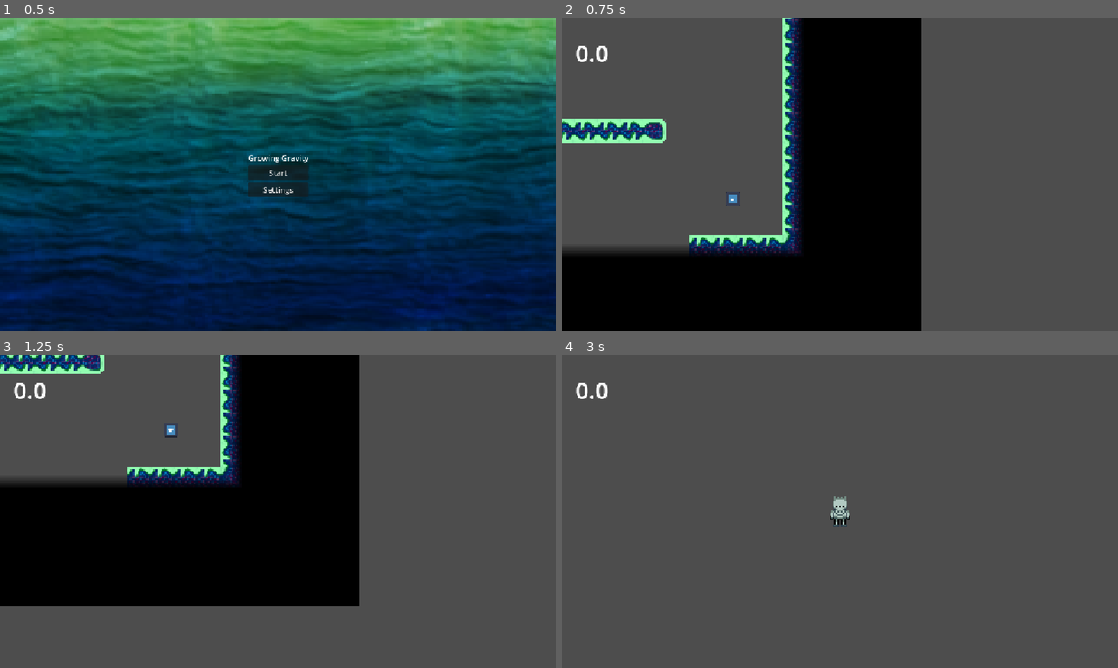
Above: before the commit, frames 1-4 (two rows, left to right).
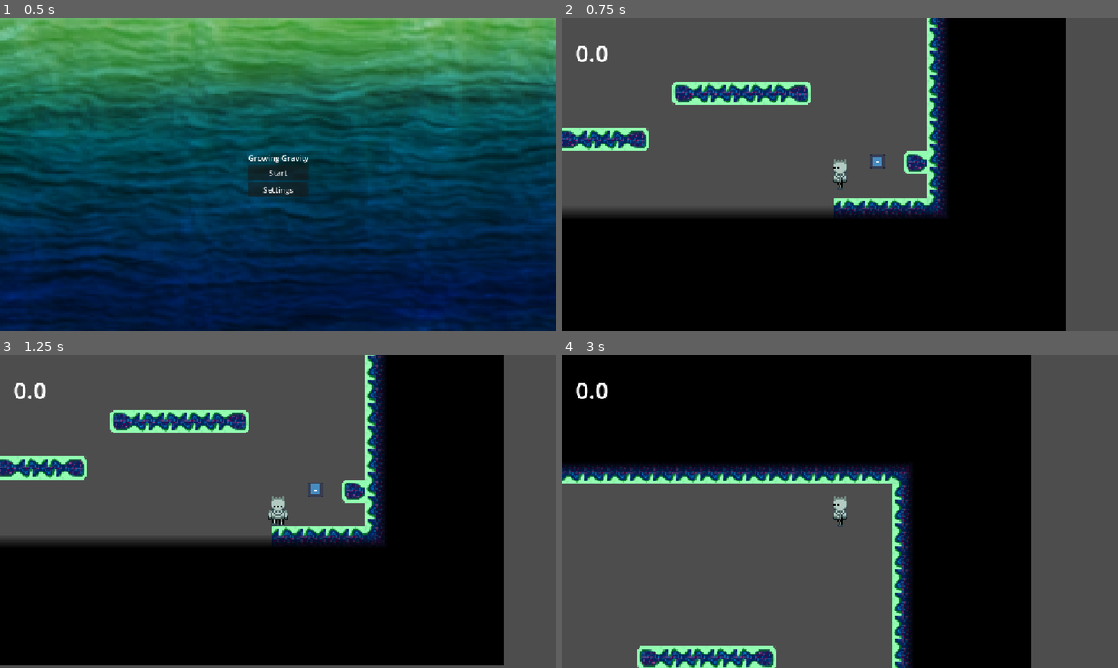
Above: after the commit, the same moments.

Repository: karelisso/R7L_fe
Game: Godot game, scene res://scenes/main_menu.tscn
Same seed, same stepped clock (60 frames per second), same inputs: the game is played once before the commit and once after it. The engine's default icon, where the game draws it, is replaced by a stand-in: a white triangle on a blue panel in a dark square.
Inputs:
- Up to frame 1 (0.5 s): no input
- Up to frame 2 (0.75 s): click "Start" at 0.5 s
- Up to frame 3 (1.25 s): no input
- Up to frame 4 (3 s): hold V (pick) 1.28-2.03 s; hold Right (right) 1.28-2.78 s; tap Space (jump) at 1.52, 2.27 s; tap V (pick) at 2.1 s; hold Left (left) from 2.78 s (still down); hold V (pick) from 2.78 s (still down)

Frame 1 is identical in both runs. In frame 2, 50% of the frame differs, in the area x 0-91%, y 0-100%; in frame 3, 65%; in frame 4, 51%.

Commit message:
warp fixed

Diff:
--- a/levels/level_1.tscn
+++ b/levels/level_1.tscn
@@ -3,6 +3,7 @@
 [ext_resource type="Texture2D" uid="uid://q0kwqa2a76m7" path="res://textures/tiles/FullSet.png" id="1_jirdo"]
 [ext_resource type="Texture2D" uid="uid://nyehhdlljlan" path="res://textures/tiles/Darkness.png" id="2_jirdo"]
 [ext_resource type="PackedScene" uid="uid://c6toiscbxbouq" path="res://scenes/spring.tscn" id="3_bt44k"]
+[ext_resource type="Script" uid="uid://ckyoe5ncvriam" path="res://scripts/area_2d.gd" id="4_kx6l7"]
 
 [sub_resource type="TileSetAtlasSource" id="TileSetAtlasSource_bt44k"]
 texture = ExtResource("1_jirdo")
@@ -100,7 +101,7 @@
 9:4/0/physics_layer_0/polygon_0/points = PackedVector2Array(-8, -8, 8, -8, 8, 8, -8, 8)
 
 [sub_resource type="TileSet" id="TileSet_jirdo"]
-physics_layer_0/collision_layer = 2
+physics_layer_0/collision_layer = 3
 sources/0 = SubResource("TileSetAtlasSource_bt44k")
 
 [sub_resource type="TileSetAtlasSource" id="TileSetAtlasSource_kx6l7"]
@@ -118,13 +119,16 @@
 [sub_resource type="TileSet" id="TileSet_nvotg"]
 sources/0 = SubResource("TileSetAtlasSource_kx6l7")
 
+[sub_resource type="RectangleShape2D" id="RectangleShape2D_xrivr"]
+size = Vector2(188, 20)
+
 [node name="level1" type="Node2D" unique_id=891973835]
 
 [node name="PlayerSpawn" type="Node2D" parent="." unique_id=398013306]
 position = Vector2(-137, 56)
 
 [node name="TileMap" type="TileMapLayer" parent="." unique_id=1971003029]
-tile_map_data = PackedByteArray("AAD4/wUAAAABAAAAAAAKAPn/AAA …(992 unchanged characters)… AAAEAAAAKAAQAAAAAAAEAAAAKAAUAAAAFAAEAAAA=")
+tile_map_data = PackedByteArray("AAD4/wUAAAABAAAAAAAKAPn/AAA …(992 unchanged characters)… AAAEAAAAKAAQAAAAAAAEAAAAKAAUAAAAFAAEAAAAJAAMAAAAAAAMAAAA=")
 tile_set = SubResource("TileSet_jirdo")
 
 [node name="Darkness" type="TileMapLayer" parent="." unique_id=1423133697]
@@ -133,3 +137,12 @@
 
 [node name="Spring" parent="." unique_id=911301289 instance=ExtResource("3_bt44k")]
 position = Vector2(126, 54)
+
+[node name="Area2D" type="Area2D" parent="." unique_id=1328144865]
+script = ExtResource("4_kx6l7")
+pos_x = 160
+pos_y = 120
+
+[node name="CollisionShape2D" type="CollisionShape2D" parent="Area2D" unique_id=2073299615]
+position = Vector2(2, 108)
+shape = SubResource("RectangleShape2D_xrivr")
--- a/scenes/Main.tscn
+++ b/scenes/Main.tscn
@@ -6,10 +6,10 @@
 [sub_resource type="LabelSettings" id="LabelSettings_rxg2q"]
 font_size = 48
 
-[node name="main" type="Node2D" unique_id=1276813274]
+[node name="main" type="Node2D" unique_id=1276813274 groups=["manager"]]
 script = ExtResource("1_uu6xs")
-spawn = Vector2(200, 30)
-stages = PackedStringArray("res://levels/level_1.tscn")
+spawn = Vector2(100, 56)
+stages = PackedStringArray("res://levels/level_1.tscn", "res://levels/lvl1.tscn")
 
 [node name="CanvasLayer" type="CanvasLayer" parent="." unique_id=1170587652]
 
--- a/scripts/area_2d.gd
+++ b/scripts/area_2d.gd
@@ -10,4 +10,4 @@
 signal LoadLevel
 func loadlevel():
 	get_tree().call_group("manager",
-	"ChangeScene",lvl,pos_x,pos_y)
+	"ChangeScene",lvl,Vector2(pos_x,pos_y) )
--- a/scripts/character_body_2d.gd
+++ b/scripts/character_body_2d.gd
@@ -26,13 +26,15 @@
 	get_tree().call_group("weighted","SetGravity",gravity)
 func _physics_process(_delta):
 	var direction := Input.get_axis("left", "right")
+
 	gravity += gravity_growth
+	print(get_tree().get_nodes_in_group("manager"))
 	if carried != null:
 		carried.global_position = global_position +Vector2(0,-20)
 		if not Input.is_action_pressed("pick"):
 			carried.set_collision_layer_value(2,true)
 			if direction == 0:
-				carried.velocity += Vector2(0,-500)
+				carried.velocity += Vector2(0,-50)
 			else:
 				carried.velocity += Vector2(100*direction,10)
 			carried = null
@@ -82,7 +84,6 @@
 
 	for i in get_slide_collision_count():
 		var im = get_slide_collision(i).get_collider()
-		print(Time)
 		if im.is_in_group("weighted") and Input.is_action_pressed("pick") and carried == null:
 			var x = 3
 			carried = im
@@ -93,7 +94,7 @@
 	if area.id == "level_loader":
 		area.call_deferred("loadlevel")
 		pos_buffer.clear()
-		area.get_parent().call_deferred("queue_free")
+		#area.get_parent().call_deferred("queue_free")
 	elif area.id == "spring":
 		gravity -= 1
 		if gravity <5:
Binary file added: textures/allenBuddy_extended.png
Not shown, added: textures/allenBuddy_extended.png.import
